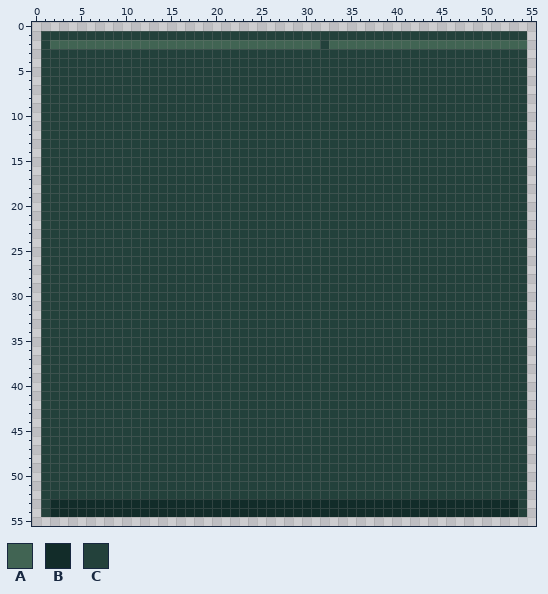
File history of a pixel-art file, assets/source/aseprite/ui_tile_b.aseprite. That is the earlier state.
56x56 pixels, 1 frame. Colours within 5 levels of each other are drawn and written as one.
Palette (. is transparent): A #416453  B #122c29  C #23413b
Now the later version:
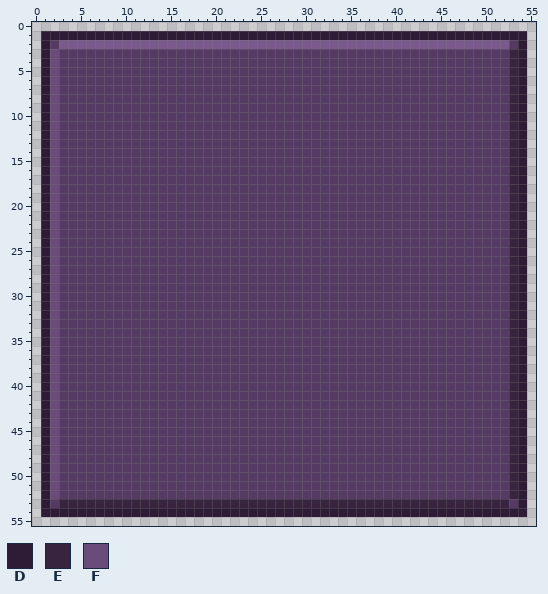
Colours new in this view: D #2e1c36  E #38243f  F #6a4c7a
What changed:
layer "Tile" added
layer "Bevel" added
layer "Pixel marks" removed
colour A: #416453 -> #7a5a8c
colour C: #23413b -> #553a64
Changed rows in their new state; - is a pixel that keeps its letter.
Layers "Bevel", "Tile":
first column x 1:
 1 DDDDDDDDDDDDDDDDDDDDDDDDDDDDDDDDDDDDDDDDDDDDDDDDDDDDDD
 2 DC-----------------------------A--------------------CD
 3 DF--------------------------------------------------ED
 4 DF--------------------------------------------------ED
 5 DF--------------------------------------------------ED
 6 DF--------------------------------------------------ED
 7 DF--------------------------------------------------ED
 8 DF--------------------------------------------------ED
 9 DF--------------------------------------------------ED
10 DF--------------------------------------------------ED
11 DF--------------------------------------------------ED
12 DF--------------------------------------------------ED
13 DF--------------------------------------------------ED
14 DF--------------------------------------------------ED
15 DF--------------------------------------------------ED
16 DF--------------------------------------------------ED
17 DF--------------------------------------------------ED
18 DF--------------------------------------------------ED
19 DF--------------------------------------------------ED
20 DF--------------------------------------------------ED
21 DF--------------------------------------------------ED
22 DF--------------------------------------------------ED
23 DF--------------------------------------------------ED
24 DF--------------------------------------------------ED
25 DF--------------------------------------------------ED
26 DF--------------------------------------------------ED
27 DF--------------------------------------------------ED
28 DF--------------------------------------------------ED
29 DF--------------------------------------------------ED
30 DF--------------------------------------------------ED
31 DF--------------------------------------------------ED
32 DF--------------------------------------------------ED
33 DF--------------------------------------------------ED
34 DF--------------------------------------------------ED
35 DF--------------------------------------------------ED
36 DF--------------------------------------------------ED
37 DF--------------------------------------------------ED
38 DF--------------------------------------------------ED
39 DF--------------------------------------------------ED
40 DF--------------------------------------------------ED
41 DF--------------------------------------------------ED
42 DF--------------------------------------------------ED
43 DF--------------------------------------------------ED
44 DF--------------------------------------------------ED
45 DF--------------------------------------------------ED
46 DF--------------------------------------------------ED
47 DF--------------------------------------------------ED
48 DF--------------------------------------------------ED
49 DF--------------------------------------------------ED
50 DF--------------------------------------------------ED
51 DF--------------------------------------------------ED
52 DF--------------------------------------------------ED
53 DCEEEEEEEEEEEEEEEEEEEEEEEEEEEEEEEEEEEEEEEEEEEEEEEEEECD
54 DDDDDDDDDDDDDDDDDDDDDDDDDDDDDDDDDDDDDDDDDDDDDDDDDDDDDD
Where, in picture pixels (left, top, right, bottom), the same in both pictures:
changed: (41, 31, 527, 517)
